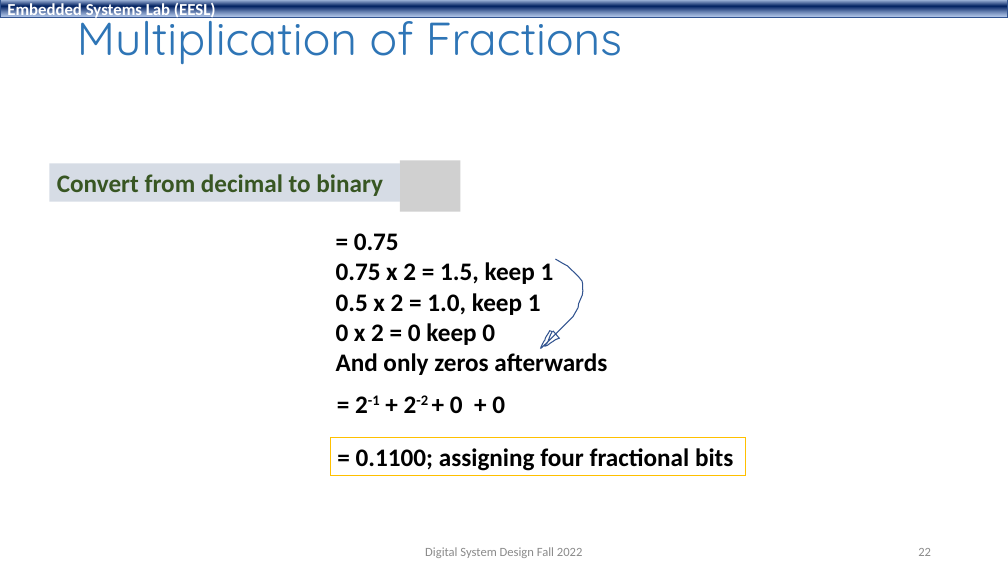
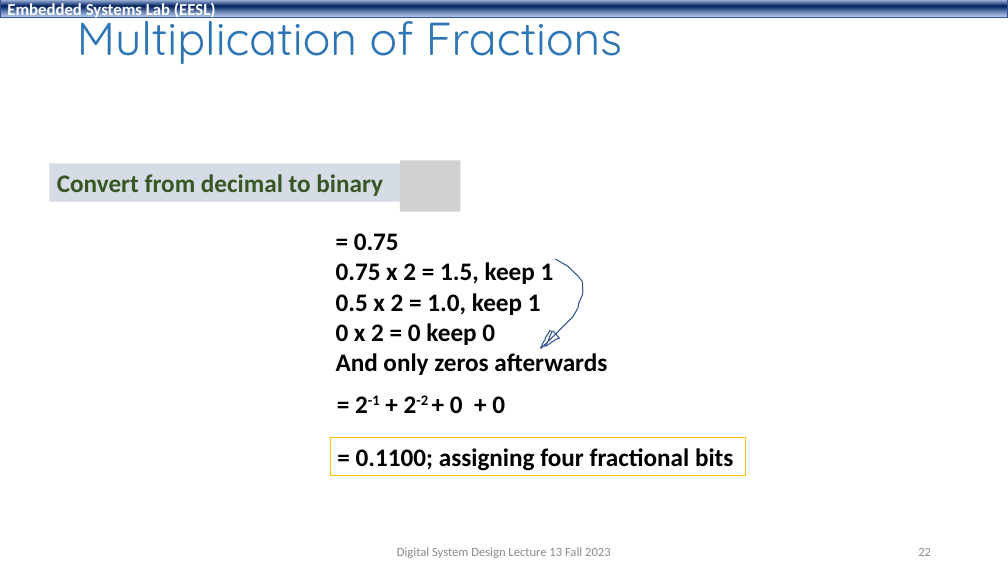
Before and after one commit to shahidmasud/shahidmasud.github.io, a slide deck: slide 22 of DSD_Lec13_Fall2023.ppsx. Drawn at 1008x567 pixels with LibreOffice and Linux fonts; fonts in the diff are those of the drawing; grey boxes stand for pictures; background and template pictures are left out. Boxes give left, top, right and bottom in pixels: in the first picture for what was removed or moved away, otherwise in the second. Text is boxed around its words. In the diff, an @@ line names an element or a change of style, - is before the commit and + after.

```diff
--- a/DSD_Lec13_Fall2023.ppsx
+++ b/DSD_Lec13_Fall2023.ppsx
@@ text at bbox=[397, 547, 610, 558]: text changed @@
-Digital System Design Fall 2022
+Digital System Design Lecture 13 Fall 2023
```
Also in this commit, not shown: 21 other slides changed, 11 other files.
